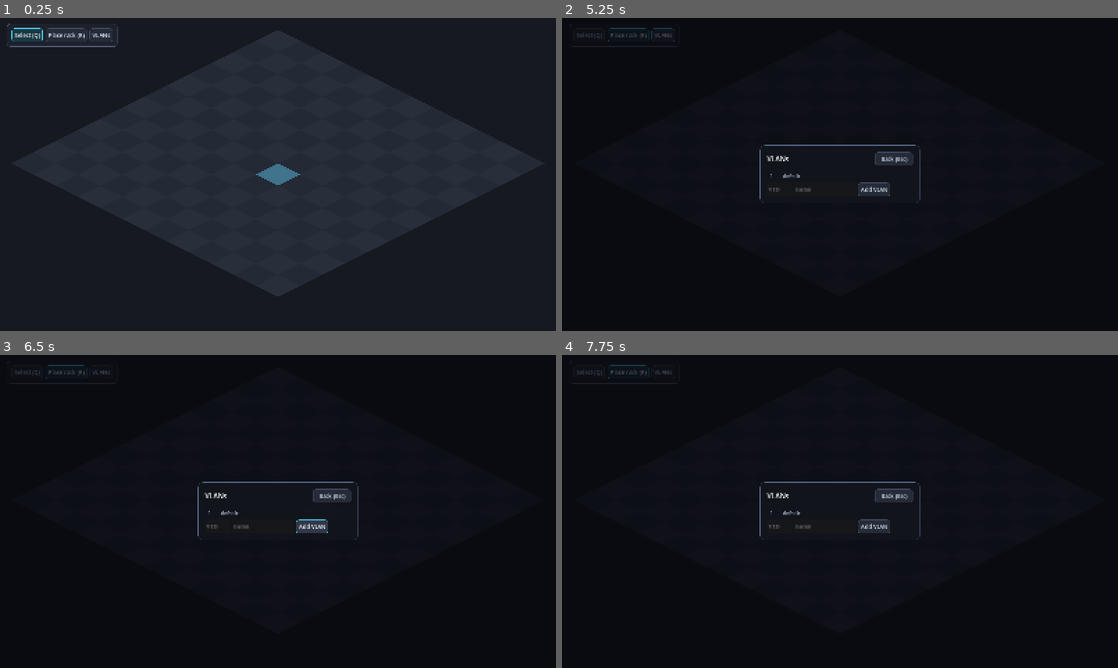
Above: before the commit, frames 1-4 (two rows, left to right).
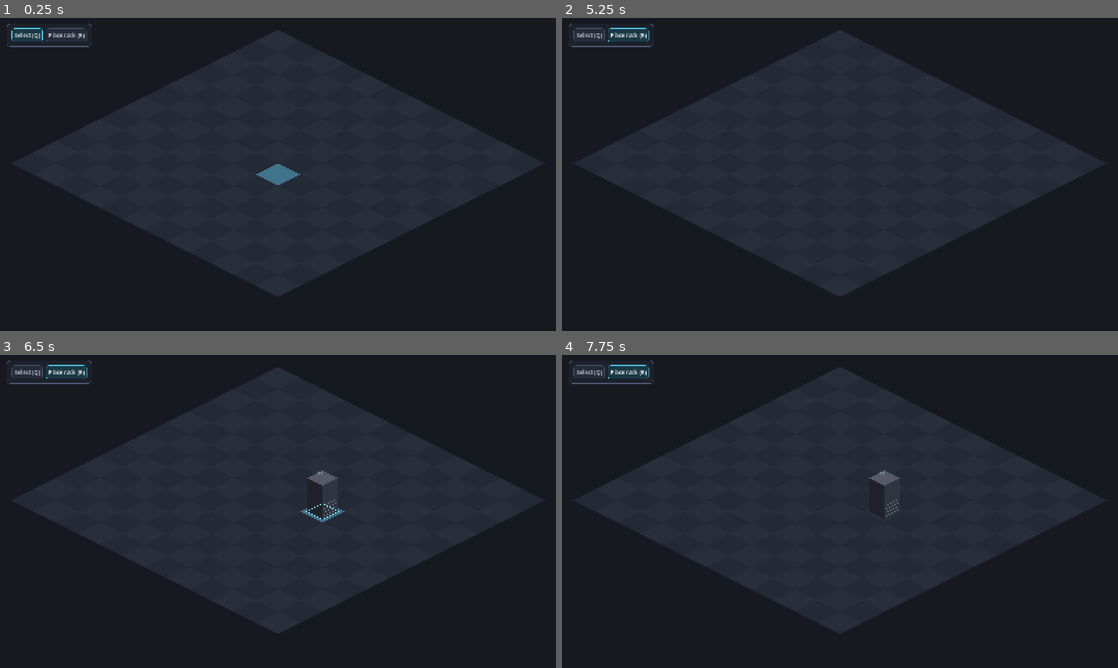
Above: after the commit, the same moments.

Repository: alukacs03/packet-empire
Game: Godot game, scene res://scenes/main.tscn
The game is run twice, just before and just after one commit, with the same random seed, the same clock (stepped at 60 frames per second) and the same inputs.
Inputs (mouse positions are in pixels of both pictures, inside the frame that each line leads up to):
- Up to frame 1 (0.25 s): no input
- Up to frame 2 (5.25 s): click (662, 36) at 0.5 s, where only the run before the commit has a clickable "VLANs"; click (895, 158) at 1.25 s, where only the run before the commit has a clickable "Back (Esc)"; click "Select (Q)" at 2 s; click "Place rack (R)" at 2.75 s; click "Select (Q)" at 3.5 s; click "Place rack (R)" at 4.25 s; click (662, 36) at 5 s, where only the run before the commit has a clickable "VLANs"
- Up to frame 3 (6.5 s): click (311, 527) at 5.75 s, where only the run before the commit has a clickable "Add VLAN"
- Up to frame 4 (7.75 s): click "Select (Q)" at 6.5 s; click "Place rack (R)" at 7.25 s

The runs differ from the first frame. In frame 1, 0.1% of the frame differs, in the area x 16-22%, y 1-10%; in frame 2, 41%, in the area x 1-98%, y 1-89%; in frame 3, 41%; in frame 4, 41%.

Commit message:
Per-switch VLAN databases and a real config CLI, in sync with the UI
VLANs now live on each switch (created via 'vlan add' or the device
view's VLAN section) instead of a global registry, matching how real
switches work. New CLI module handles hostname, vlan add/del, show
vlans/interfaces/version, and 'set <iface>' for mode, access vlan,
ip add/del, mtu, enable/disable — all through the same Game state the
web UI renders, so both stay in sync. Interfaces accept any number of
IPs; servers hide switchport options.

Co-Authored-By: Claude Fable 5 <noreply@anthropic.com>
Claude-Session: https://claude.ai/code/session_01EKD4BHa7oP7MbaV92exfB1

Diff:
--- /dev/null
+++ b/scripts/cli.gd
@@ -0,0 +1,130 @@
+class_name CLI
+## Device CLI. Mutates the same Game state the web UI shows, so both stay
+## in sync for free. Add commands by extending the match tables below.
+
+static func exec(dev: Net.NDevice, line: String) -> String:
+	var args := line.strip_edges().split(" ", false)
+	if args.is_empty():
+		return ""
+	match args[0]:
+		"help":
+			return _help(dev)
+		"show":
+			return _show(dev, args)
+		"hostname":
+			if args.size() != 2:
+				return "usage: hostname <name>\n"
+			return "" if Game.rename_device(dev, args[1]) else "% invalid or duplicate name\n"
+		"vlan":
+			return _vlan(dev, args)
+		"set":
+			return _cmd_set(dev, args)
+	return "% Unknown command — try 'help'\n"
+
+static func _help(dev: Net.NDevice) -> String:
+	var out := "  show interfaces | show version | hostname <name>
+  set <iface> ip add <a.b.c.d/len>   set <iface> ip del <cidr>
+  set <iface> enable|disable         set <iface> mtu <bytes>
+"
+	if dev.type == "switch":
+		out += "  show vlans
+  vlan add <vid> [name]              vlan del <vid>
+  set <iface> mode access|trunk      set <iface> vlan <vid>
+"
+	return out
+
+static func _show(dev: Net.NDevice, args: PackedStringArray) -> String:
+	var what := args[1] if args.size() > 1 else ""
+	match what:
+		"version":
+			return "%s — PacketOS 0.2 (%s, %d interfaces)\n" % [dev.name, dev.type, dev.ifaces.size()]
+		"interfaces", "int":
+			var out := "%-6s %-5s %-6s %-18s %-19s %s\n" % ["name", "state", "mode", "addresses", "mac", "peer"]
+			for i: Net.Iface in dev.ifaces:
+				var peer := Game.peer_label(i)
+				var state := "down"
+				if not i.enabled:
+					state = "admin"
+				elif peer != "":
+					state = "up"
+				var mode_s := ("vl%d" % i.untagged_vlan) if i.mode == "access" else "trunk"
+				var addrs := ",".join(i.ips) if not i.ips.is_empty() else "-"
+				out += "%-6s %-5s %-6s %-18s %-19s %s\n" % [i.name, state, mode_s, addrs, i.mac, peer if peer else "-"]
+			return out
+		"vlans":
+			if dev.type != "switch":
+				return "% no VLAN database on this device\n"
+			var out := "%-6s %-14s %s\n" % ["vid", "name", "access ports"]
+			var vids := dev.vlans.keys()
+			vids.sort()
+			for vid in vids:
+				var ports: Array = []
+				for i: Net.Iface in dev.ifaces:
+					if i.mode == "access" and i.untagged_vlan == vid:
+						ports.append(i.name)
+				out += "%-6d %-14s %s\n" % [vid, dev.vlans[vid], ", ".join(ports)]
+			return out
+	return "usage: show interfaces|vlans|version\n"
+
+static func _vlan(dev: Net.NDevice, args: PackedStringArray) -> String:
+	if dev.type != "switch":
+		return "% no VLAN database on this device\n"
+	if args.size() >= 3 and args[1] == "add" and args[2].is_valid_int():
+		var name := args[3] if args.size() > 3 else ""
+		if Game.add_vlan(dev, int(args[2]), name):
+			return ""
+		return "% invalid vid (1-4094) or vlan exists\n"
+	if args.size() == 3 and args[1] == "del" and args[2].is_valid_int():
+		if Game.remove_vlan(dev, int(args[2])):
+			return ""
+		return "% cannot remove (unknown vid, or vlan 1)\n"
+	return "usage: vlan add <vid> [name] | vlan del <vid>\n"
+
+static func _cmd_set(dev: Net.NDevice, args: PackedStringArray) -> String:
+	if args.size() < 3:
+		return "usage: set <iface> <property> ... — see 'help'\n"
+	var iface: Net.Iface = null
+	for i: Net.Iface in dev.ifaces:
+		if i.name == args[1]:
+			iface = i
+	if iface == null:
+		return "%% no such interface '%s'\n" % args[1]
+	match args[2]:
+		"enable", "disable":
+			iface.enabled = args[2] == "enable"
+			Game.topology_changed.emit()
+			return ""
+		"mtu":
+			if args.size() == 4 and args[3].is_valid_int() \
+					and int(args[3]) >= 576 and int(args[3]) <= 9216:
+				iface.mtu = int(args[3])
+				Game.topology_changed.emit()
+				return ""
+			return "usage: set <iface> mtu <576-9216>\n"
+		"mode":
+			if dev.type != "switch":
+				return "% switchport mode is for switches\n"
+			if args.size() == 4 and args[3] in ["access", "trunk"]:
+				iface.mode = args[3]
+				Game.topology_changed.emit()
+				return ""
+			return "usage: set <iface> mode access|trunk\n"
+		"vlan":
+			if dev.type != "switch":
+				return "% switchport vlan is for switches\n"
+			if args.size() == 4 and args[3].is_valid_int() \
+					and Game.set_access_vlan(iface, int(args[3])):
+				return ""
+			return "% unknown vid — create it first: vlan add <vid>\n"
+		"ip":
+			if args.size() == 5 and args[3] == "add":
+				if Game.add_ip(iface, args[4]):
+					return ""
+				return "% invalid CIDR (a.b.c.d/len) or duplicate\n"
+			if args.size() == 5 and args[3] == "del":
+				if args[4] in iface.ips:
+					Game.remove_ip(iface, args[4])
+					return ""
+				return "% address not on interface\n"
+			return "usage: set <iface> ip add|del <cidr>\n"
+	return "%% unknown property '%s' — see 'help'\n" % args[2]
--- a/scripts/game.gd
+++ b/scripts/game.gd
@@ -12,7 +12,6 @@
 
 var racks: Array = []
 var links: Array = []
-var vlans := {1: "default"}  # vid -> name
 var _counter := {"switch": 0, "server": 0, "rack": 0, "mac": 0}
 
 # ---------- racks ----------
@@ -41,6 +40,8 @@
 	var spec: Dictionary = DEVICE_SPECS[type]
 	_counter[type] += 1
 	var d := Net.NDevice.new(type, spec["name_prefix"] + str(_counter[type]))
+	if type == "switch":
+		d.vlans = {1: "default"}
 	for i in spec["ports"]:
 		d.ifaces.append(Net.Iface.new(d, spec["if_prefix"] + str(spec["if_start"] + i), _new_mac()))
 	return d
@@ -105,22 +106,32 @@
 
 # ---------- IPAM ----------
 
-func add_vlan(vid: int, name: String) -> bool:
-	if vid < 1 or vid > 4094 or vlans.has(vid) or name.strip_edges() == "":
+func add_vlan(dev: Net.NDevice, vid: int, name: String) -> bool:
+	name = name.strip_edges()
+	if name == "":
+		name = "vlan%d" % vid
+	if dev.type != "switch" or vid < 1 or vid > 4094 or dev.vlans.has(vid):
 		return false
-	vlans[vid] = name.strip_edges()
+	dev.vlans[vid] = name
 	topology_changed.emit()
 	return true
 
-func remove_vlan(vid: int) -> void:
-	if vid == 1:
-		return  # default VLAN stays
-	vlans.erase(vid)
-	for d in all_devices():
-		for i in d.ifaces:
-			if i.untagged_vlan == vid:
-				i.untagged_vlan = 1
+func remove_vlan(dev: Net.NDevice, vid: int) -> bool:
+	if vid == 1 or not dev.vlans.has(vid):
+		return false  # default VLAN stays
+	dev.vlans.erase(vid)
+	for i in dev.ifaces:
+		if i.untagged_vlan == vid:
+			i.untagged_vlan = 1
 	topology_changed.emit()
+	return true
+
+func set_access_vlan(i: Net.Iface, vid: int) -> bool:
+	if not i.dev.vlans.has(vid):
+		return false
+	i.untagged_vlan = vid
+	topology_changed.emit()
+	return true
 
 func add_ip(i: Net.Iface, cidr: String) -> bool:
 	cidr = cidr.strip_edges()
--- a/scripts/net.gd
+++ b/scripts/net.gd
@@ -22,6 +22,7 @@
 	var name: String
 	var status := "active"  # active | offline
 	var ifaces: Array = []
+	var vlans := {}  # vid -> name; per-device VLAN database (switches)
 	func _init(t: String, n: String) -> void:
 		type = t
 		name = n
--- a/scripts/ui.gd
+++ b/scripts/ui.gd
@@ -42,7 +42,7 @@
 var if_cable_lbl: Label
 var if_cable_btn: Button
 
-var vlan_overlay: Control
+var vlan_section: VBoxContainer
 var vlan_box: VBoxContainer
 var vlan_vid_in: LineEdit
 var vlan_name_in: LineEdit
@@ -61,7 +61,6 @@
 	_build_rack_overlay()
 	_build_dev_overlay()
 	_build_if_overlay()
-	_build_vlan_overlay()
 	Game.topology_changed.connect(_refresh_open)
 
 func _process(_dt: float) -> void:
@@ -71,8 +70,7 @@
 		cli_in.grab_focus()
 
 func is_open() -> bool:
-	return rack_overlay.visible or dev_overlay.visible or if_overlay.visible \
-		or vlan_overlay.visible
+	return rack_overlay.visible or dev_overlay.visible or if_overlay.visible
 
 # ---------- theme / widget helpers ----------
 
@@ -180,10 +178,6 @@
 		b.pressed.connect(func() -> void: get_parent().mode = m[1])
 		h.add_child(b)
 		mode_btns[m[1]] = b
-	var vb := Button.new()
-	vb.text = "VLANs"
-	vb.pressed.connect(open_vlans)
-	h.add_child(vb)
 	update_mode(0)
 
 func update_mode(m: int) -> void:
@@ -276,6 +270,29 @@
 
 	conn_list = VBoxContainer.new()
 	v.add_child(conn_list)
+
+	vlan_section = VBoxContainer.new()
+	v.add_child(vlan_section)
+	vlan_section.add_child(HSeparator.new())
+	vlan_section.add_child(_label("VLAN DATABASE (this switch)", 12, MUTED))
+	vlan_box = VBoxContainer.new()
+	vlan_section.add_child(vlan_box)
+	var vrow := HBoxContainer.new()
+	vlan_section.add_child(vrow)
+	vlan_vid_in = _mono_edit(70)
+	vlan_vid_in.placeholder_text = "VID"
+	vrow.add_child(vlan_vid_in)
+	vlan_name_in = _mono_edit(180)
+	vlan_name_in.placeholder_text = "name (optional)"
+	vrow.add_child(vlan_name_in)
+	var vadd := Button.new()
+	vadd.text = "Add VLAN"
+	vadd.pressed.connect(func() -> void:
+		if vlan_vid_in.text.is_valid_int() \
+				and Game.add_vlan(cur_dev, int(vlan_vid_in.text), vlan_name_in.text):
+			vlan_vid_in.clear()
+			vlan_name_in.clear())
+	vrow.add_child(vadd)
 
 	cli_toggle = Button.new()
 	cli_toggle.text = "Open console  ▤"
@@ -366,6 +383,33 @@
 				14, Color(0.55, 0.85, 0.65)))
 	if conn_list.get_child_count() == 0:
 		conn_list.add_child(_label("  no cables connected", 14, Color(0.45, 0.5, 0.6)))
+	_refresh_vlans()
+
+func _refresh_vlans() -> void:
+	vlan_section.visible = cur_dev.type == "switch"
+	if not vlan_section.visible:
+		return
+	for c in vlan_box.get_children():
+		c.queue_free()
+	var vids := cur_dev.vlans.keys()
+	vids.sort()
+	for vid in vids:
+		var row := HBoxContainer.new()
+		var ports: Array = []
+		for i: Net.Iface in cur_dev.ifaces:
+			if i.mode == "access" and i.untagged_vlan == vid:
+				ports.append(i.name)
+		var l := _label("  %-6d %-14s %s" % [vid, cur_dev.vlans[vid], ", ".join(ports)],
+			14, Color(0.7, 0.8, 0.9))
+		l.add_theme_font_override("font", mono)
+		l.size_flags_horizontal = Control.SIZE_EXPAND_FILL
+		row.add_child(l)
+		if vid != 1:
+			var x := Button.new()
+			x.text = "remove"
+			x.pressed.connect(func() -> void: Game.remove_vlan(cur_dev, vid))
+			row.add_child(x)
+		vlan_box.add_child(row)
 
 # ---------- interface editor ----------
 
@@ -409,7 +453,7 @@
 	if_vlan_row.add_child(_label("   VLAN: ", 14, MUTED))
 	if_vlan = OptionButton.new()
 	if_vlan.item_selected.connect(func(idx: int) -> void:
-		cur_if.untagged_vlan = if_vlan.get_item_id(idx))
+		Game.set_access_vlan(cur_if, if_vlan.get_item_id(idx)))
 	if_vlan_row.add_child(if_vlan)
 	if_trunk_note = _label("   carries all VLANs (tagged)", 13, MUTED)
 	row2.add_child(if_trunk_note)
@@ -457,12 +501,14 @@
 	if_mac.text = "MAC %s" % cur_if.mac
 	if_enabled.set_pressed_no_signal(cur_if.enabled)
 	if_mtu.text = str(cur_if.mtu)
+	var is_switch := cur_if.dev.type == "switch"
+	if_mode.get_parent().visible = is_switch
 	if_mode.select(0 if cur_if.mode == "access" else 1)
-	if_vlan_row.visible = cur_if.mode == "access"
-	if_trunk_note.visible = cur_if.mode == "trunk"
+	if_vlan_row.visible = is_switch and cur_if.mode == "access"
+	if_trunk_note.visible = is_switch and cur_if.mode == "trunk"
 	if_vlan.clear()
-	for vid in Game.vlans:
-		if_vlan.add_item("%d (%s)" % [vid, Game.vlans[vid]], vid)
+	for vid in cur_if.dev.vlans:
+		if_vlan.add_item("%d (%s)" % [vid, cur_if.dev.vlans[vid]], vid)
 		if vid == cur_if.untagged_vlan:
 			if_vlan.select(if_vlan.item_count - 1)
 	for c in if_ip_box.get_children():
@@ -514,60 +560,6 @@
 		Game.connect_ifaces(cur_if, targets[id])
 		_refresh_iface())
 
-# ---------- VLAN manager ----------
-
-func _build_vlan_overlay() -> void:
-	vlan_overlay = _overlay()
-	var v := _card(vlan_overlay, 460)
-	var t := _header(v, close_vlans)
-	t.text = "VLANs"
-	vlan_box = VBoxContainer.new()
-	v.add_child(vlan_box)
-	var row := HBoxContainer.new()
-	v.add_child(row)
-	vlan_vid_in = _mono_edit(70)
-	vlan_vid_in.placeholder_text = "VID"
-	row.add_child(vlan_vid_in)
-	vlan_name_in = _mono_edit(180)
-	vlan_name_in.placeholder_text = "name"
-	row.add_child(vlan_name_in)
-	var add := Button.new()
-	add.text = "Add VLAN"
-	add.pressed.connect(func() -> void:
-		if vlan_vid_in.text.is_valid_int() \
-				and Game.add_vlan(int(vlan_vid_in.text), vlan_name_in.text):
-			vlan_vid_in.clear()
-			vlan_name_in.clear()
-			_refresh_vlans())
-	row.add_child(add)
-
-func open_vlans() -> void:
-	_refresh_vlans()
-	vlan_overlay.visible = true
-
-func close_vlans() -> void:
-	vlan_overlay.visible = false
-
-func _refresh_vlans() -> void:
-	for c in vlan_box.get_children():
-		c.queue_free()
-	var vids := Game.vlans.keys()
-	vids.sort()
-	for vid in vids:
-		var row := HBoxContainer.new()
-		var l := _label("  %-6d %s" % [vid, Game.vlans[vid]], 14)
-		l.add_theme_font_override("font", mono)
-		l.size_flags_horizontal = Control.SIZE_EXPAND_FILL
-		row.add_child(l)
-		if vid != 1:
-			var x := Button.new()
-			x.text = "remove"
-			x.pressed.connect(func() -> void:
-				Game.remove_vlan(vid)
-				_refresh_vlans())
-			row.add_child(x)
-		vlan_box.add_child(row)
-
 # ---------- refresh / CLI ----------
 
 func _refresh_open() -> void:
@@ -594,29 +586,8 @@
 	cli_in.clear()
 	cli_in.call_deferred("grab_focus")
 	cli_out.append_text("%s> %s\n" % [cur_dev.name, cmd])
-	var out := ""
-	match cmd.strip_edges():
-		"":
-			pass
-		"help":
-			out = "Commands: help, show interfaces, show version\n"
-		"show version":
-			out = "%s — PacketOS 0.1 (%s, %d interfaces)\n" % [cur_dev.name, cur_dev.type, cur_dev.ifaces.size()]
-		"show interfaces", "show int":
-			out = "%-6s %-5s %-6s %-18s %-20s %s\n" % ["name", "state", "mode", "addresses", "mac", "peer"]
-			for i: Net.Iface in cur_dev.ifaces:
-				var peer := Game.peer_label(i)
-				var state := "down"
-				if not i.enabled:
-					state = "admin"
-				elif peer != "":
-					state = "up"
-				var mode_s := ("vl%d" % i.untagged_vlan) if i.mode == "access" else "trunk"
-				var addrs := ",".join(i.ips) if not i.ips.is_empty() else "-"
-				out += "%-6s %-5s %-6s %-18s %-20s %s\n" % [i.name, state, mode_s, addrs, i.mac, peer if peer else "-"]
-		_:
-			out = "%% Unknown command. Full networking CLI arrives with the packet sim.\n"
-	cli_out.append_text(out)
+	cli_out.append_text(CLI.exec(cur_dev, cmd))
+	cli_prompt.text = cur_dev.name + "> "  # hostname may have changed
 
 func _unhandled_input(e: InputEvent) -> void:
 	if e is InputEventKey and e.pressed and e.keycode == KEY_ESCAPE:
@@ -629,8 +600,6 @@
 				close_dev()
 				if cur_rack:
 					rack_overlay.visible = true
-		elif vlan_overlay.visible:
-			close_vlans()
 		elif rack_overlay.visible:
 			close_rack()
 		else:
Not shown, added: scripts/cli.gd.uid
